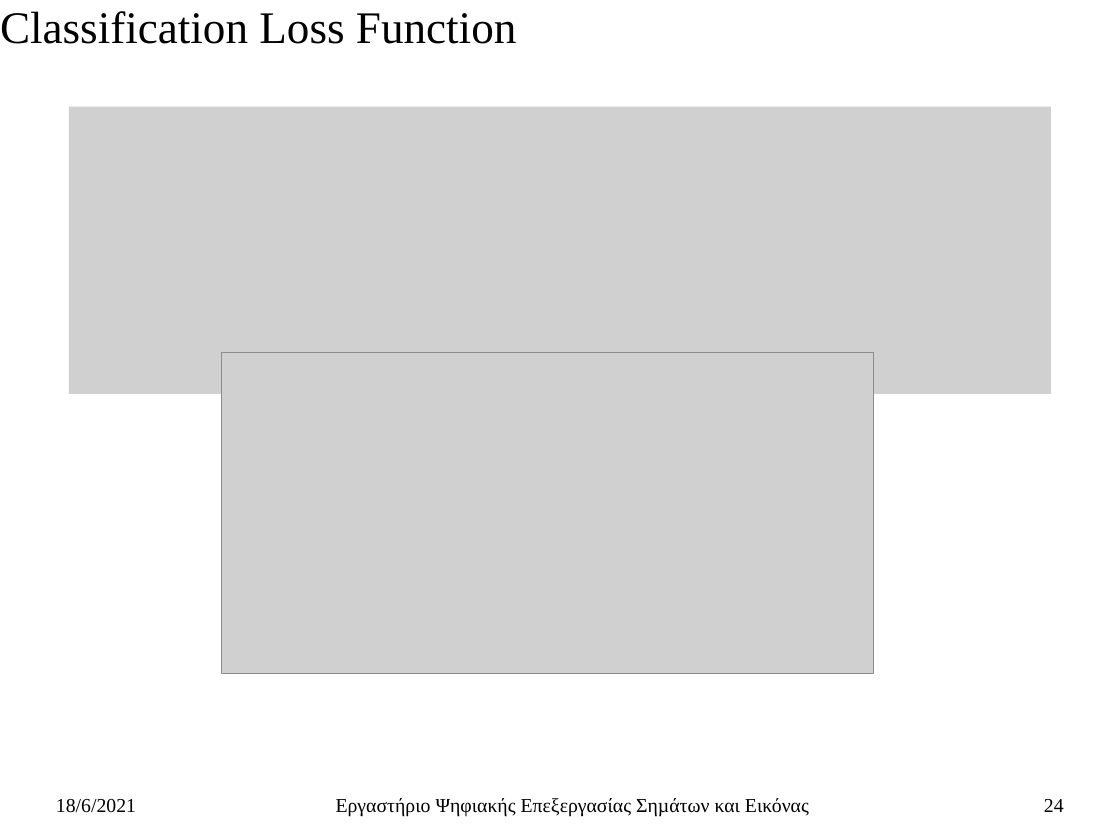
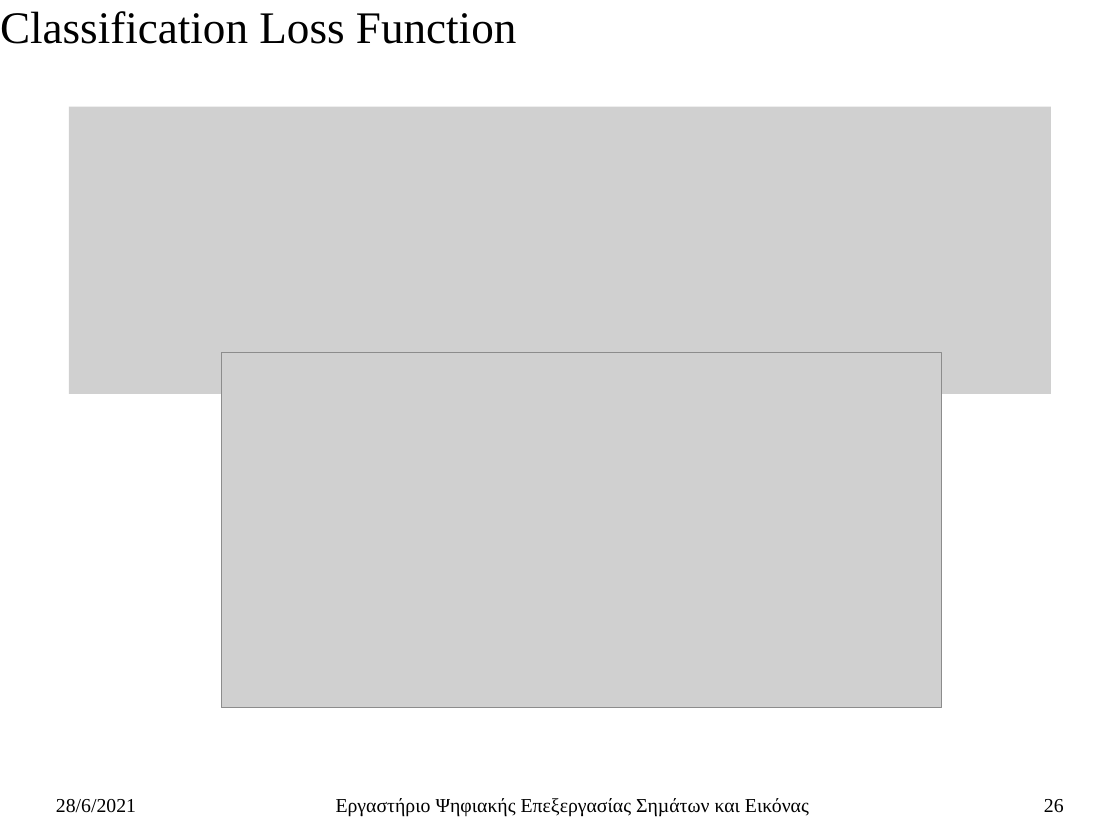
Before and after one commit to ChristosTrimas/ai-detection-systems, a slide deck: slide 26 of thesis/thesis_so_far_presentation_v_0_3.pptx (slide 24 before the commit). Drawn at 1120x840 pixels with LibreOffice and Linux fonts; fonts in the diff are those of the drawing; grey boxes stand for pictures. Boxes give left, top, right and bottom in pixels: in the first picture for what was removed or moved away, otherwise in the second. Text is boxed around its words. In the diff, an @@ line names an element or a change of style, - is before the commit and + after.

```diff
--- a/thesis/thesis_so_far_presentation_v_0_3.pptx
+++ b/thesis/thesis_so_far_presentation_v_0_3.pptx
@@ picture: place and size @@
-picture at (222, 353, 874, 675)
+picture at (222, 353, 942, 708)
@@ text at (56, 799, 136, 813): text changed @@
-18/6/2021
+28/6/2021
@@ page number at (1044, 799, 1064, 813): text changed @@
-24
+26
```
Also in this commit, not shown: 27 other slides changed, 6 slides added.
